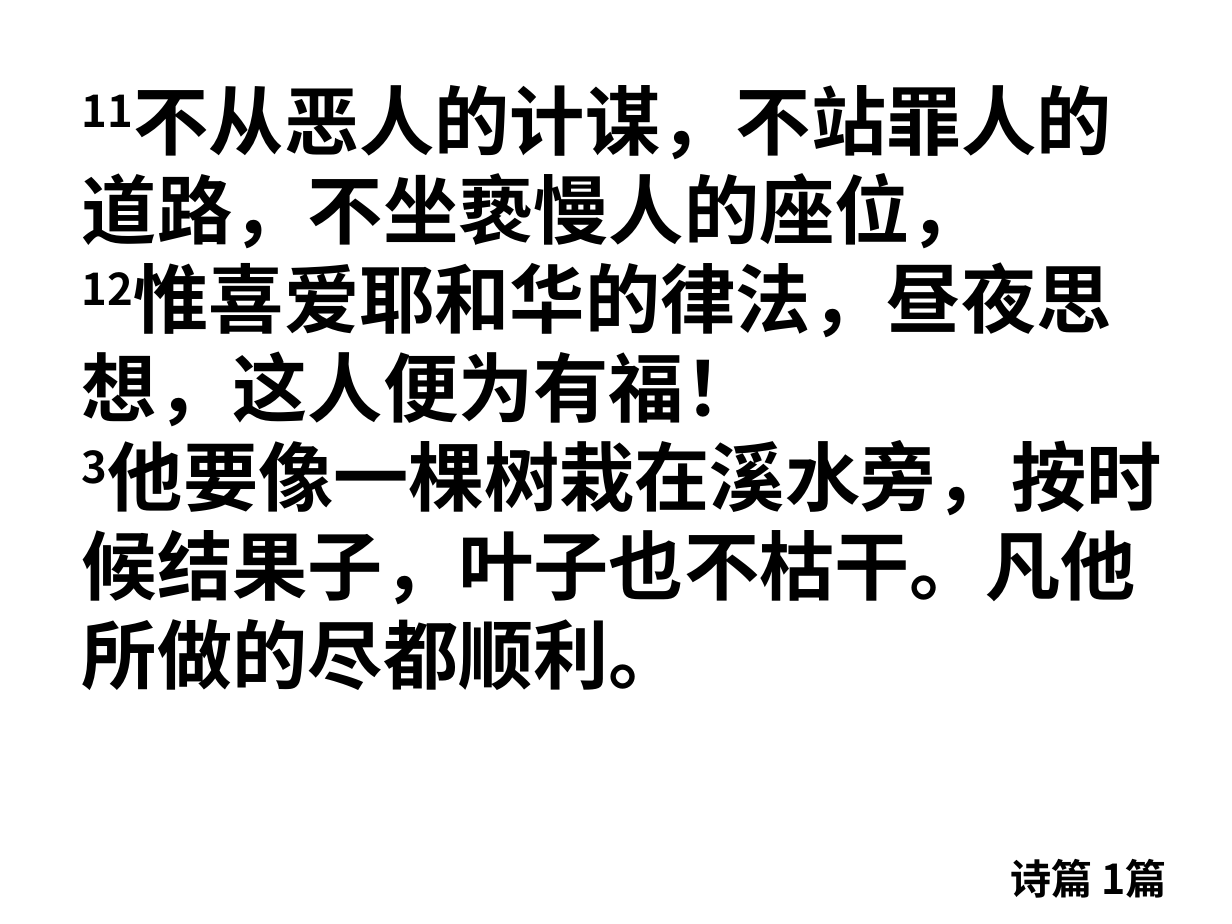
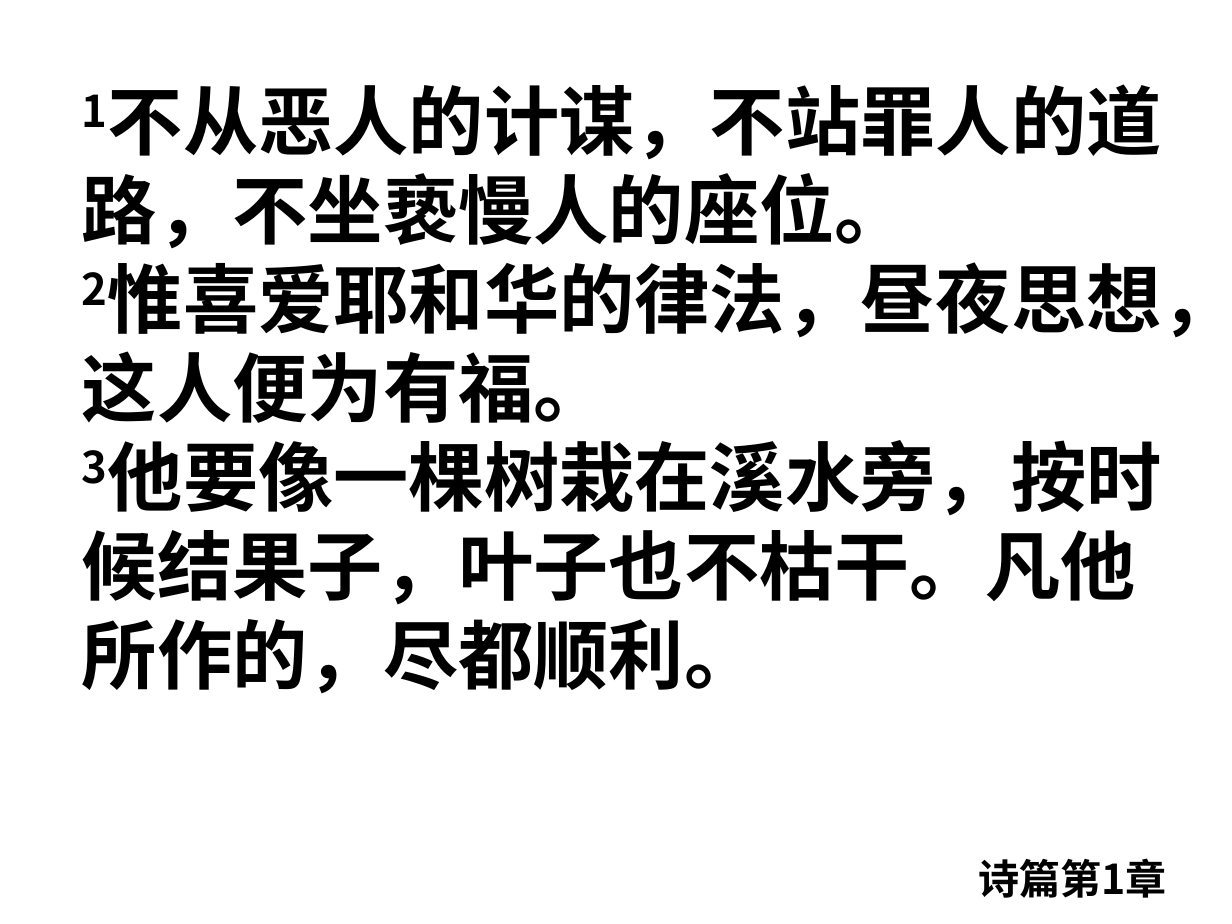
Before and after one commit to jackey-qiu/pyworship, a slide deck: slide 21 of 2023-08-16.pptx. Drawn at 1232x924 pixels with LibreOffice and Linux fonts; fonts in the diff are those of the drawing. Boxes give left, top, right and bottom in pixels: in the first picture for what was removed or moved away, otherwise in the second. Text is boxed around its words. In the diff, an @@ line names an element or a change of style, - is before the commit and + after.

```diff
--- a/2023-08-16.pptx
+++ b/2023-08-16.pptx
@@ text at (82, 84, 1232, 693): text changed @@
-11不从恶人的计谋，不站罪人的道路，不坐亵慢人的座位，
-12惟喜爱耶和华的律法，昼夜思想，这人便为有福！
-3他要像一棵树栽在溪水旁，按时候结果子，叶子也不枯干。凡他所做的尽都顺利。
+1不从恶人的计谋，不站罪人的道路，不坐亵慢人的座位。
+2惟喜爱耶和华的律法，昼夜思想，这人便为有福。
+3他要像一棵树栽在溪水旁，按时候结果子，叶子也不枯干。凡他所作的，尽都顺利。
@@ text at (978, 858, 1167, 898): text changed @@
-诗篇 1篇
+诗篇第1章
```
Also in this commit, not shown: 8 other slides changed, 4 other files.
